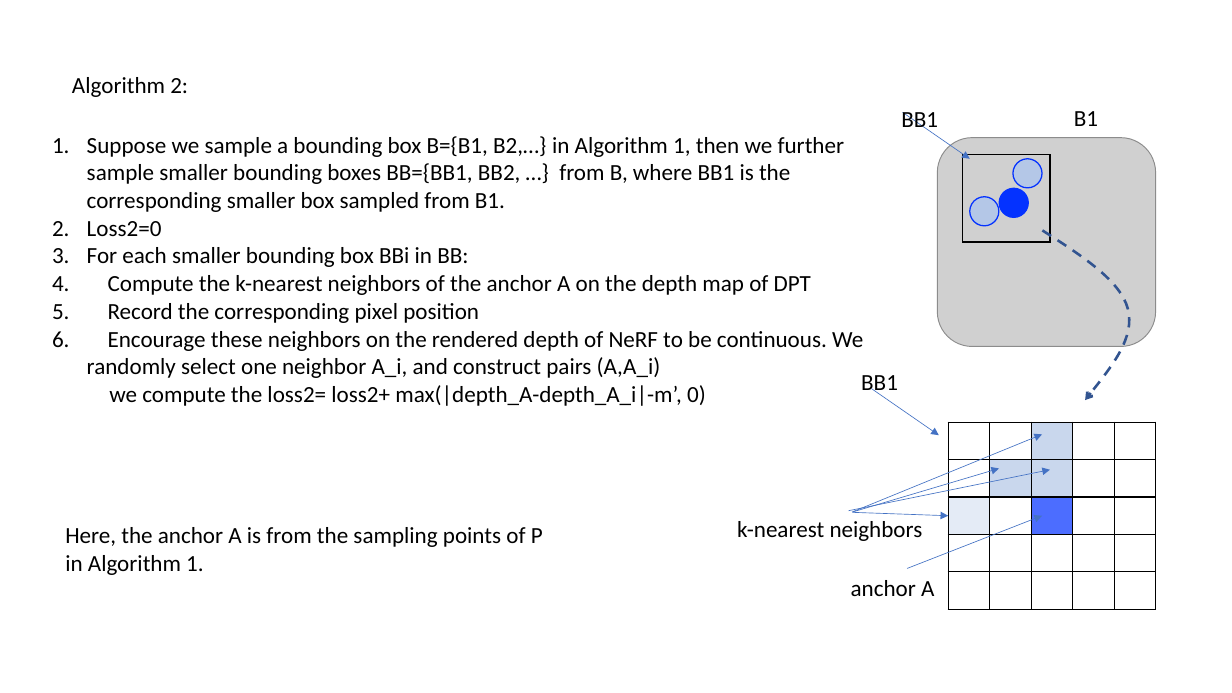
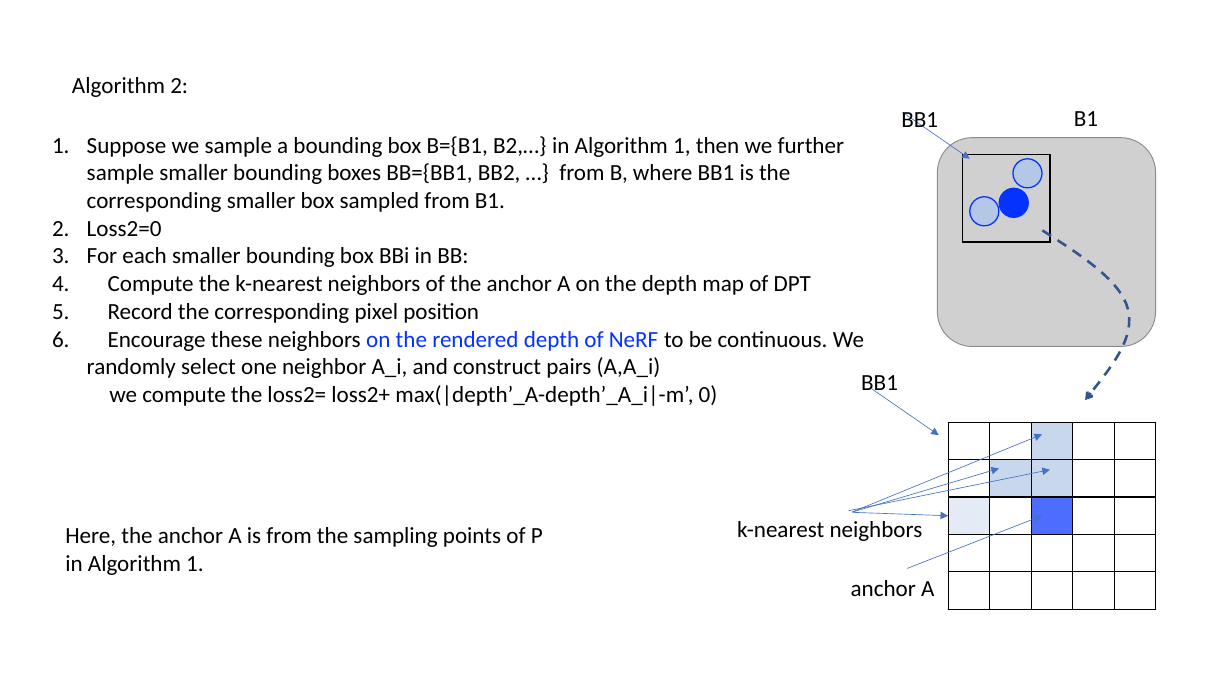
Before and after one commit to Wanggcong/SparseNeRF, a slide deck: slide 10 of tutorial/quick-start-v2.pptx. Drawn at 1232x693 pixels with LibreOffice and Linux fonts; fonts in the diff are those of the drawing; grey boxes stand for pictures. Boxes give left, top, right and bottom in pixels: in the first picture for what was removed or moved away, otherwise in the second. Text is boxed around its words. In the diff, an @@ line names an element or a change of style, - is before the commit and + after.

```diff
--- a/tutorial/quick-start-v2.pptx
+++ b/tutorial/quick-start-v2.pptx
@@ text at (87,331,864,378): text colour #000000 to #0432FF in "on the rendered depth of NeRF" @@
@@ text at (109,385,718,406): text changed @@
-we compute the loss2= loss2+ max(|depth_A-depth_A_i|-m’, 0)
+we compute the loss2= loss2+ max(|depth’_A-depth’_A_i|-m’, 0)
```
